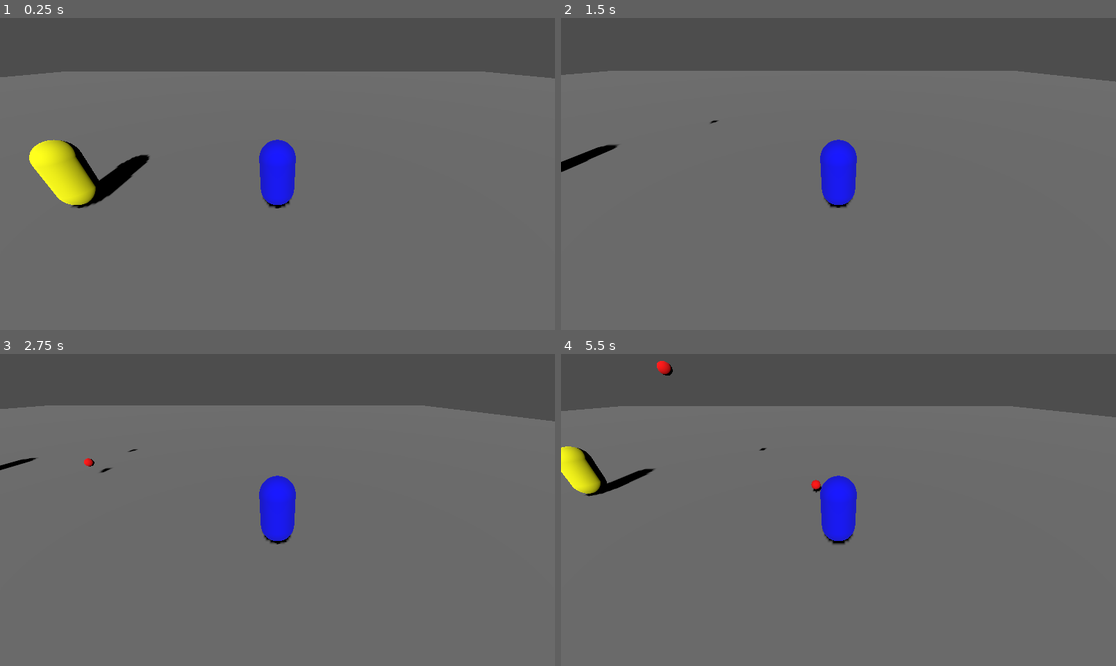
Above: before the commit, frames 1-4 (two rows, left to right).
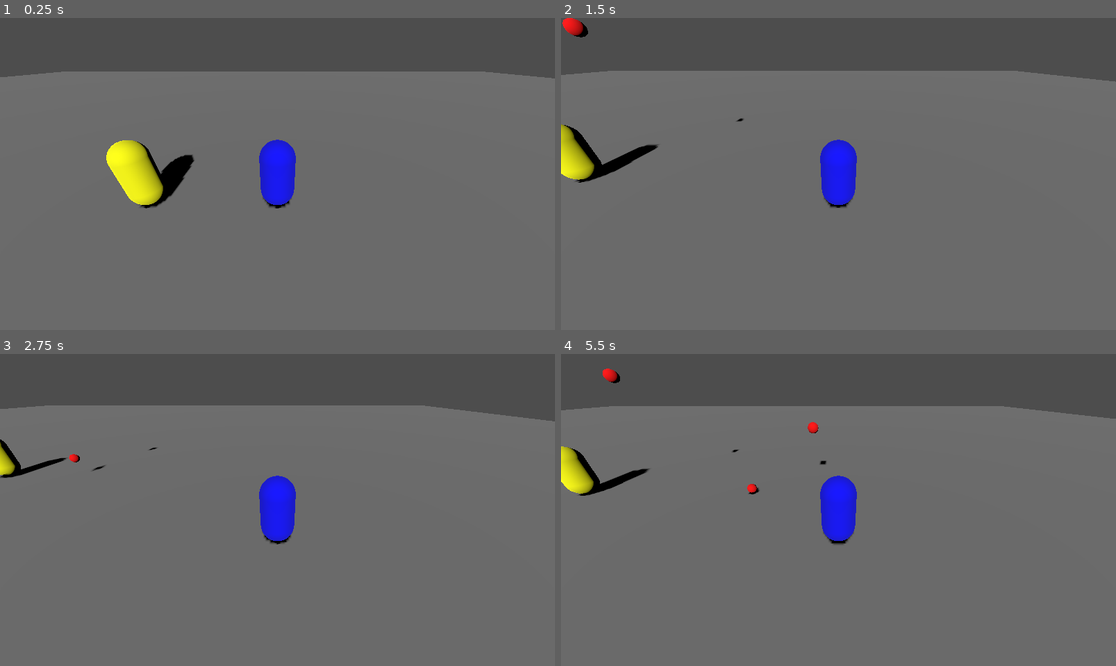
Above: after the commit, the same moments.

Repository: Genaro-Coronel-Gtz/godot_dumbs
Game: Godot game, scene res://main.tscn
Same seed, same stepped clock (60 frames per second), same inputs: the game is played once before the commit and once after it.
Inputs:
- Up to frame 1 (0.25 s): no input
- Up to frame 2 (1.5 s): tap Enter at 0.5 s; hold Right (ui_right) 0.53-1.28 s; hold Down (ui_down) from 1.28 s (still down)
- Up to frame 3 (2.75 s): release Down (ui_down) at 2.03 s; hold Right (ui_right) from 2.03 s (still down)
- Up to frame 4 (5.5 s): release Right (ui_right) at 2.78 s; hold Up (ui_up) 2.78-3.53 s; hold Left (ui_left) 3.53-5.03 s; hold Down (ui_down) from 5.03 s (still down)

The runs differ from the first frame. In frame 1, 4.0% of the frame differs, in the area x 5-36%, y 38-62%; in frame 2, 1.6%; in frame 3, 0.6%; in frame 4, 1.5%.

Commit message:
[Fix]: Change Enemy Node to CharacterBody3D node

Diff:
--- /dev/null
+++ b/enemy.gd
@@ -0,0 +1,45 @@
+extends Node3D
+
+const BULLET_SCENE = preload("res://scenes/bullet.tscn")
+const FIRE_RATE = 1.0  # segundos entre disparos
+const FIRE_RANGE = 15.0  # Distancia máxima para disparar
+
+var time_since_last_shot = 0.0
+var player: Node3D
+
+func _ready():
+	player = get_tree().root.get_node("Main/Player")
+
+func _physics_process(delta):
+	if player:
+		var distance_to_player = global_position.distance_to(player.global_position)
+		# Dispara solo si el player está dentro del rango
+		if distance_to_player <= FIRE_RANGE:
+			# Hacer que el enemigo mire hacia el player
+			look_at(player.global_position + Vector3(0, 0.5, 0), Vector3.UP)
+
+			# Actualizar tiempo desde el último disparo
+			time_since_last_shot += delta
+
+			# Disparar cuando haya pasado el fire rate
+			if time_since_last_shot >= FIRE_RATE:
+				shoot()
+				time_since_last_shot = 0.0
+		else:
+			# Reset del timer si el player se aleja
+			time_since_last_shot = 0.0
+
+func shoot():
+	var bullet_instance = BulletPool.get_bullet()
+	var spawn_point = get_node("BulletSpawnPoint")
+
+	# Establecer la posicion global
+	bullet_instance.global_position = spawn_point.global_position
+	# Capturar la posicion del player en este momento
+	# El player tiene altura 2.0, asi que su centro está a 1.0 unidades arriba
+	var target_position = player.global_position + Vector3(0, 1.0, 0)
+
+	# Usar la API publica del bullet para lanzarlo
+	#bullet_instance.linear(target_position)
+	bullet_instance.parabolic(target_position)
+	#print("Bullet disparado: origen=", bullet_instance.global_position, " objetivo=", target_position)
--- a/main.tscn
+++ b/main.tscn
@@ -1,7 +1,7 @@
 [gd_scene load_steps=11 format=3 uid="uid://d0fww3h3a1ypf"]
 
+[ext_resource type="Script" uid="uid://scgrfhrxyjpe" path="res://enemy.gd" id="2_0xm2m"]
 [ext_resource type="Script" uid="uid://bbefs3m3dvc6l" path="res://scripts/player.gd" id="Script_1"]
-[ext_resource type="Script" uid="uid://c20lq4ewmyqvp" path="res://scripts/enemy.gd" id="Script_2"]
 
 [sub_resource type="BoxMesh" id="BoxMesh_ground"]
 size = Vector3(100, 0.5, 100)
@@ -51,17 +51,18 @@
 
 [node name="CollisionShape3D" type="CollisionShape3D" parent="Player"]
 shape = SubResource("CapsuleShape3D_0xm2m")
+debug_color = Color(0.30231035, 0.60925907, 0.44148648, 0.41960785)
 
-[node name="Enemy" type="Node3D" parent="."]
-transform = Transform3D(1, 0, 0, 0, 1, 0, 0, 0, 1, -5, 1.25, 0)
-script = ExtResource("Script_2")
+[node name="Enemy" type="CharacterBody3D" parent="."]
+transform = Transform3D(1, 0, 0, 0, 1, 0, 0, 0, 1, -3, 1.25, 0)
+script = ExtResource("2_0xm2m")
 
 [node name="MeshInstance3D" type="MeshInstance3D" parent="Enemy"]
 material_override = SubResource("StandardMaterial3D_enemy")
 mesh = SubResource("CapsuleMesh_h2yge")
+skeleton = NodePath("")
 
 [node name="CollisionShape3D" type="CollisionShape3D" parent="Enemy"]
 shape = SubResource("CapsuleShape3D_h2yge")
 
 [node name="BulletSpawnPoint" type="Node3D" parent="Enemy"]
-transform = Transform3D(1, 0, 0, 0, 1, 0, 0, 0, 1, 0, 1, 0)
Not shown, added: enemy.gd.uid
